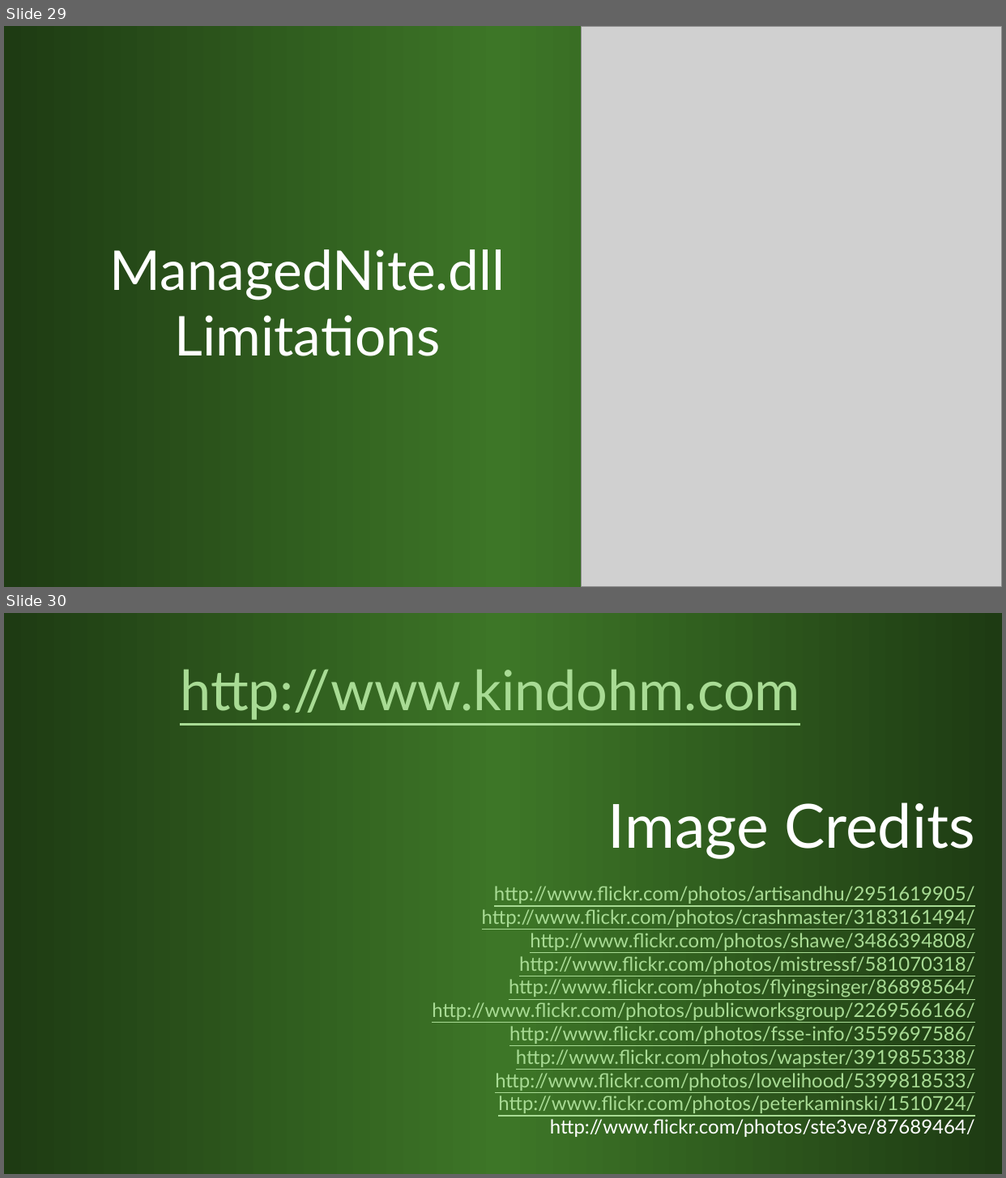
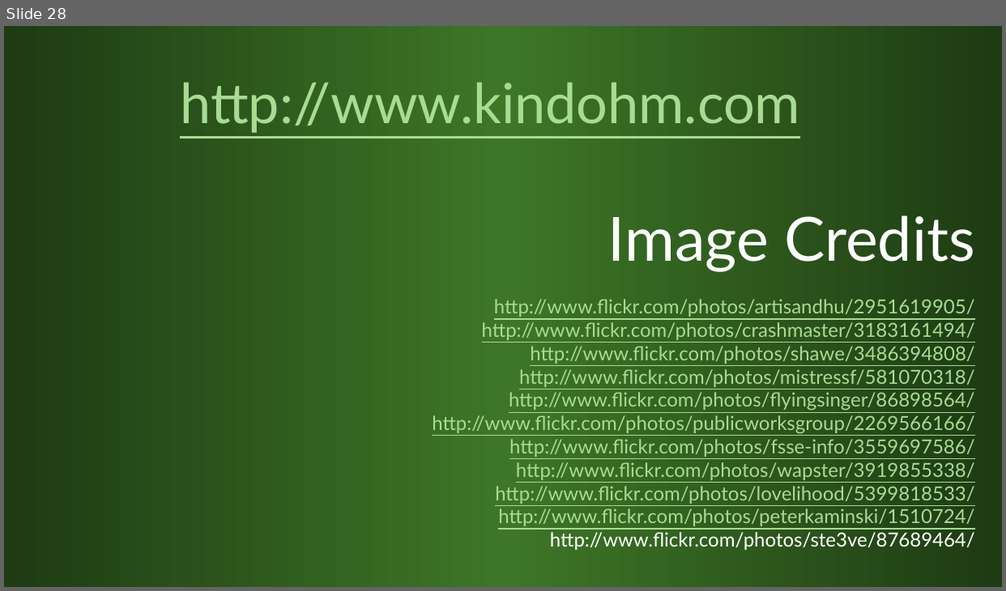
Before and after one commit to kindohm/kinect-nite-dev, a slide deck: slides/KinectDev.pptx. Shown one above the other, each under a label of ours: slides 29 and 30 before the commit, slide 28 after it. The pictures are 1006x1178 and 1006x591 pixels, drawn with LibreOffice and Linux fonts; fonts in the diff are those of the drawing; grey boxes stand for pictures. Boxes give left, top, right and bottom in pixels: in the first picture for what was removed or moved away, otherwise in the second. Text is boxed around its words. In the diff, an @@ line names an element or a change of style, - is before the commit and + after.

```diff
--- a/slides/KinectDev.pptx
+++ b/slides/KinectDev.pptx
@@ slide 29 removed at [4,26,1002,587], background gradient #1E3B13 to #3D7627 @@
@@ picture removed at [581,26,1002,587] @@
@@ title removed at [110,250,505,356] @@
-ManagedNite.dll Limitations
@@ what was slide 30 is now slide 28 @@
```
Also in this commit, not shown: 1 other slide removed, 1 other file.
